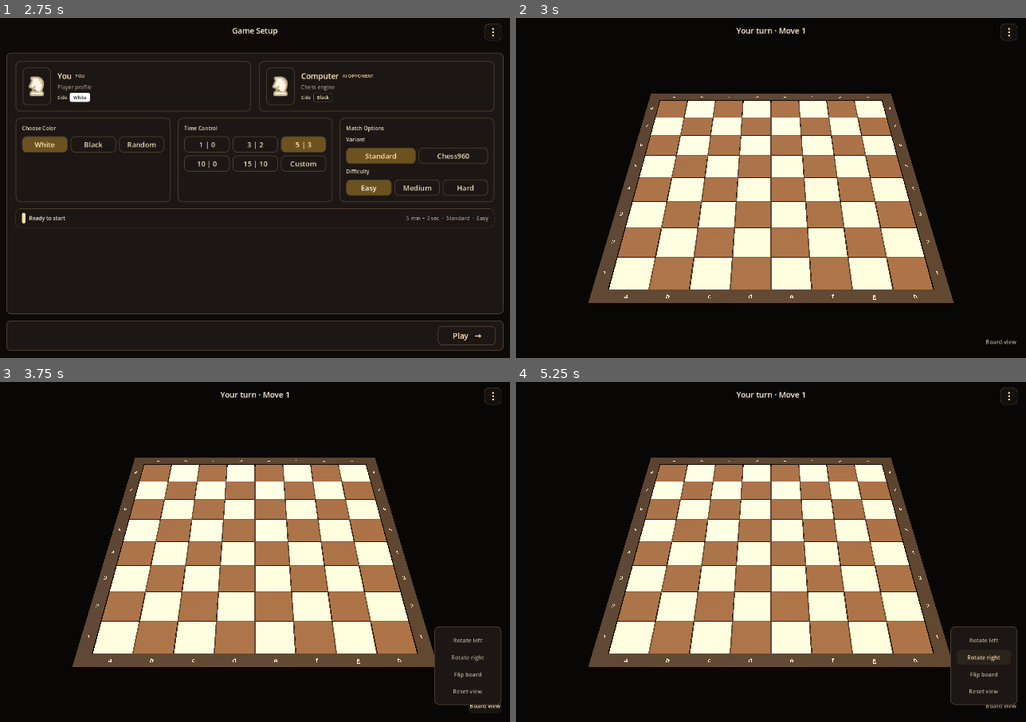
Above: before the commit, frames 1-4 (two rows, left to right).
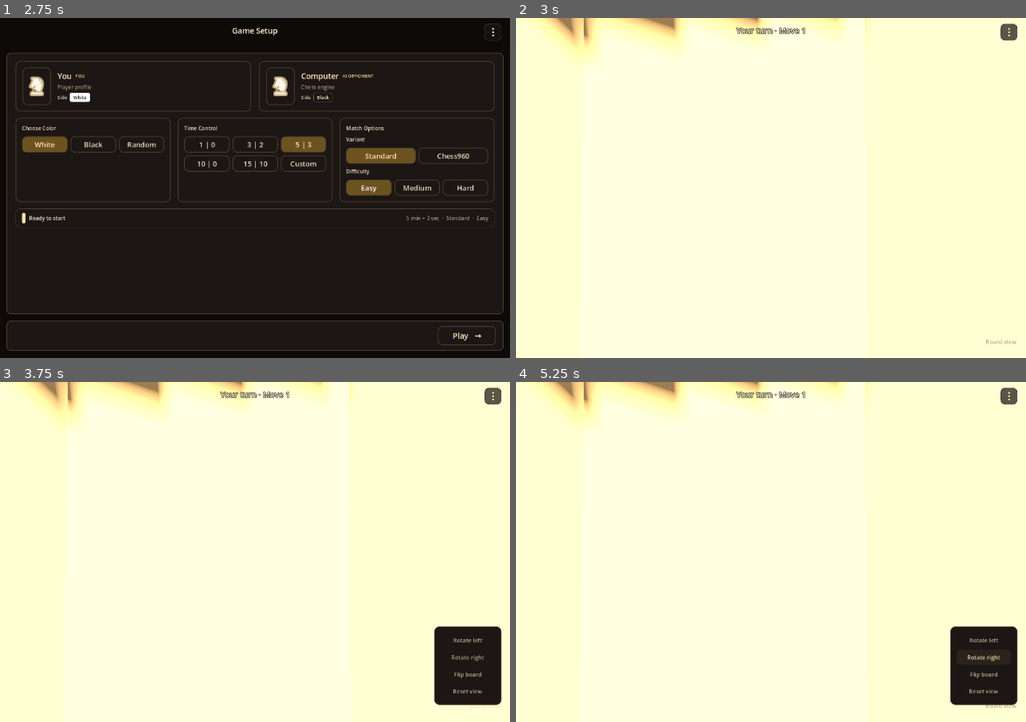
Above: after the commit, the same moments.

Repository: shedrackgodstime/chess-relay
Game: Godot game, scene res://src/ui/app/app_root.tscn
The game is run twice, just before and just after one commit, with the same random seed, the same clock (stepped at 60 frames per second) and the same inputs.
Inputs:
- Up to frame 1 (2.75 s): click "Vs computer" at 0.5 s; click "Easy" at 1.25 s; click "Easy" at 2 s
- Up to frame 2 (3 s): click "Play →" at 2.75 s
- Up to frame 3 (3.75 s): click "Board view" at 3.5 s
- Up to frame 4 (5.25 s): click "Rotate left" at 4.25 s; click "Rotate right" at 5 s

Frame 1 is identical in both runs. In frame 2, 86% of the frame differs, in the area x 0-100%, y 0-100%; in frame 3, 83%; in frame 4, 83%.

Commit message:
Load the piece models at run time, bake their own scale in, and put scale and colour on the node
The board was empty because a .glb is only loadable once it has been imported, and the
import step does not run headlessly on this build: --import and --editor both abort.
ResourceLoader.exists returned false for every model, so every piece got a null mesh and
a warning, and counting thirty-two children still passed. That is the third time a green
suite sat on top of something visibly wrong, so the checks now ask whether every piece
has a real mesh and whether the set is in proportion, which is what would have caught it.

Three real bugs, each found by asking the engine rather than reasoning:

- Mesh has no scale property. Scale is on MeshInstance3D, so applying it to the mesh
  resource threw. Which is the better shape anyway: the mesh is a shared resource and
  carries only geometry, and colour and size belong to the node drawing it. Thirty-two
  nodes sharing one mesh instead of thirty-two copies. The duplicate-per-side that was
  there to keep one side from repainting the other is gone with it.
- The model's own root transform is part of the model. These files are authored large
  and scaled down by their root node, and taking only the mesh resource discarded that,
  which would have made every piece fifty times too large. The transform is now baked
  into the vertices, with normals through the inverse transpose.
- Basis * PackedVector3Array is not a valid operation, though Transform3D * Packed... is.
  An easy thing to assume. Normals are pushed one at a time.

Now that it loads, the set measures as designed: every base 0.53 of the king, heights
pawn 0.53 knight 0.63 rook 0.58 bishop 0.74 queen 0.89, king 1.12 units tall.

Diff:
--- a/godot/src/game/pieces/piece_meshes.gd
+++ b/godot/src/game/pieces/piece_meshes.gd
@@ -78,28 +78,35 @@
 static var _loaded: Dictionary = {}
 
 
-## The mesh for an identity and a side in the active set, or null if that identity
-## has no model yet.
+## The mesh for an identity in the active set, or null if that identity has no model.
 ##
 ## Null rather than a placeholder on purpose. A pawn standing in for a missing king
 ## would look like a bug somewhere else entirely.
-static func mesh_for(identity: StringName, side: StringName) -> Mesh:
+##
+## **The mesh is a shared resource and carries nothing but geometry.** No material and
+## no scale, because both are properties of the node that draws it and not of the
+## geometry: a colour and a size belong to how a piece is presented here, and thirty-two
+## nodes sharing one mesh is thirty-two times less memory than thirty-two copies.
+static func mesh_for(identity: StringName) -> Mesh:
 	var set_paths: Dictionary = SETS.get(ACTIVE_SET, {})
 	var path: String = set_paths.get(identity, "")
-	if path.is_empty() or not ResourceLoader.exists(path):
+	if path.is_empty() or not FileAccess.file_exists(path):
 		return null
 	var mesh := _mesh(path)
 	if mesh == null or mesh.get_surface_count() == 0:
 		return null
-	# Duplicated rather than loaded and mutated in place: two sides ask for the same
-	# shape and a shared mesh with one surface's material overwritten would make the
-	# light pieces turn dark the first time a dark one was drawn.
-	var copy: Mesh = mesh.duplicate()
-	copy.surface_set_material(0, material_for(side))
-	var scale: float = _scale_for(identity)
-	if not is_equal_approx(scale, 1.0):
-		copy.scale = Vector3.ONE * scale
-	return copy
+	return mesh
+
+
+## How large this identity's model is drawn.
+##
+## A `Vector3` rather than a float because it is applied to a node, and a node's scale
+## is a vector. Uniform, because every scale here is uniform.
+static func model_scale_for(identity: StringName) -> Vector3:
+	var entry = SET_SCALE.get(ACTIVE_SET, 1.0)
+	if entry is Dictionary:
+		return Vector3.ONE * float((entry as Dictionary).get(identity, 1.0))
+	return Vector3.ONE * float(entry)
 
 
 ## A piece material, kept as a resource rather than applied as an override at each
@@ -141,12 +148,113 @@
 	return material
 
 
+## The mesh for a model path.
+##
+## Two routes, in order. The first is the imported resource, which is what the game
+## should normally use: it is faster to load and it is what the import pipeline is for.
+##
+## The second reads the glTF at run time through `GLTFDocument`. That exists because
+## a `.glb` is only loadable once it has been imported, and the import step is the one
+## part of this project that cannot always run headlessly — `--import` and `--editor`
+## both abort on some builds. Without this the board was simply empty, with a warning
+## per piece and nothing to see.
 static func _mesh(path: String) -> Mesh:
 	if _loaded.has(path):
 		return _loaded[path] as Mesh
-	var mesh := load(path) as Mesh
+	var mesh := _imported_mesh(path)
+	if mesh == null:
+		mesh = _gltf_mesh(path)
 	_loaded[path] = mesh
 	return mesh
+
+
+## Through the import pipeline, which is the normal route.
+static func _imported_mesh(path: String) -> Mesh:
+	if not ResourceLoader.exists(path):
+		return null
+	var packed := load(path) as PackedScene
+	if packed == null:
+		return load(path) as Mesh
+	var root := packed.instantiate()
+	var found := _first_mesh(root)
+	var mesh := found.mesh if found != null else null
+	if root != null:
+		root.free()
+	return mesh
+
+
+## Straight out of the glTF, with no import step.
+static func _gltf_mesh(path: String) -> Mesh:
+	if not FileAccess.file_exists(path):
+		return null
+	var document := GLTFDocument.new()
+	var state := GLTFState.new()
+	var err := document.append_from_file(ProjectSettings.globalize_path(path), state)
+	if err != OK:
+		push_warning("could not read %s: %d" % [path, err])
+		return null
+	var root := document.generate_scene(state)
+	if root == null:
+		return null
+	var found := _first_mesh(root)
+	var mesh := found.mesh if found != null else null
+	if mesh == null:
+		root.free()
+		return null
+	# The node's own transform is part of the model. These files are authored at large
+	# raw sizes and scaled down by their root node — a pawn's vertices span 2.5 units
+	# behind a node scaled by 0.02 — and taking only the mesh resource throws that away,
+	# so a piece would come out fifty times too large.
+	mesh = _bake_transform(mesh, found.transform)
+	root.free()
+	return mesh
+
+
+## Normals pushed through a basis.
+static func _reorient_normals(normals: PackedVector3Array, basis: Basis) -> PackedVector3Array:
+	var moved := PackedVector3Array()
+	moved.resize(normals.size())
+	for index in normals.size():
+		moved[index] = basis * normals[index]
+	return moved
+
+
+## A copy of the mesh with a transform folded into its vertices.
+##
+## Baking rather than keeping the node transform, because the piece node is the only
+## thing that will ever draw this and it should carry one transform of its own.
+static func _bake_transform(mesh: Mesh, transform: Transform3D) -> Mesh:
+	var baked := ArrayMesh.new()
+	var basis := transform.basis
+	for surface in mesh.get_surface_count():
+		var arrays := mesh.surface_get_arrays(surface)
+		if arrays.is_empty():
+			continue
+		if arrays[Mesh.ARRAY_VERTEX] != null:
+			arrays[Mesh.ARRAY_VERTEX] = transform * arrays[Mesh.ARRAY_VERTEX]
+		if arrays[Mesh.ARRAY_NORMAL] != null:
+			# Normals follow the inverse transpose, so a non-uniform scale would
+			# otherwise tilt them.
+			# Normals follow the inverse transpose, so a non-uniform scale would
+			# otherwise tilt them. One at a time: `Basis * PackedVector3Array` is
+			# not a valid operation even though `Transform3D * PackedVector3Array`
+			# is, which is an easy thing to assume.
+			arrays[Mesh.ARRAY_NORMAL] = _reorient_normals(
+				arrays[Mesh.ARRAY_NORMAL], basis.inverse().transposed())
+		baked.add_surface_from_arrays(Mesh.PRIMITIVE_TRIANGLES, arrays)
+	return baked
+
+
+## The first MeshInstance3D anywhere below a node. A glTF scene carries its own root
+## and naming, so the mesh is looked for rather than assumed at a fixed path.
+static func _first_mesh(from: Node) -> MeshInstance3D:
+	if from is MeshInstance3D:
+		return from as MeshInstance3D
+	for child in from.get_children():
+		var found := _first_mesh(child)
+		if found != null:
+			return found
+	return null
 
 
 ## Drops the cache. For tests, and for the editor after a shape is rebuilt.
--- a/godot/src/game/pieces/piece_view.gd
+++ b/godot/src/game/pieces/piece_view.gd
@@ -52,13 +52,18 @@
 func _apply() -> void:
 	rotation.y = PI if side == "black" else 0.0
 	var identity := StringName(piece_type)
-	var found := PieceMeshes.mesh_for(identity,
-		PieceMeshes.DARK if side == "black" else PieceMeshes.LIGHT)
+	var found := PieceMeshes.mesh_for(identity)
 	if found == null:
 		missing_shape = piece_type
 		mesh = null
+		material_override = null
 		push_warning("no model for piece '%s' in set '%s'"
 			% [piece_type, PieceMeshes.ACTIVE_SET])
 		return
 	missing_shape = ""
+	# The mesh is shared and carries only geometry. Colour and size are this node's:
+	# they are how a piece is presented here, not something about the shape.
 	mesh = found
+	material_override = PieceMeshes.material_for(
+		PieceMeshes.DARK if side == "black" else PieceMeshes.LIGHT)
+	scale = PieceMeshes.model_scale_for(identity)
--- a/godot/tests/ui_smoke_test.gd
+++ b/godot/tests/ui_smoke_test.gd
@@ -330,6 +330,20 @@
 				"%s %s is committed" % [set_name, identity])
 		_check(PieceMeshes.SET_SCALE.has(set_name),
 			"%s has its own sizing" % set_name)
+	# The mesh is a shared resource carrying only geometry. Colour and size belong to
+	# the node, which is why thirty-two pieces do not cost thirty-two copies of a mesh.
+	# Read at run time through GLTFDocument, because a .glb is only loadable once it has
+	# been imported and the import step does not run headlessly on every build. Without
+	# this the board was empty with a warning per piece.
+	_check(PieceMeshes.mesh_for(&"pawn") != null, "the pawn model is readable")
+	_check(PieceMeshes.mesh_for(&"pawn") == PieceMeshes.mesh_for(&"pawn"),
+		"and is shared rather than copied per piece")
+	# A model's own root transform is part of it. These files are authored large and
+	# scaled down by their root node, and taking only the mesh resource would make a
+	# piece fifty times too large.
+	var sample := PieceMeshes.mesh_for(&"pawn").get_aabb().size
+	_check(sample.x < 0.2 and sample.y < 0.2,
+		"and its own scale is baked in, pawn %.3f x %.3f" % [sample.x, sample.y])
 
 	# The active set is one constant, so comparing the two is flipping it.
 	_check(PieceMeshes.SET_SCALE.has(PieceMeshes.ACTIVE_SET),
@@ -339,7 +353,7 @@
 	_check(PieceMeshes.SET_SCALE[PieceMeshes.ACTIVE_SET] is float,
 		"and the active set is scaled as one set, which only a consistent set can be")
 
-	_check(PieceMeshes.mesh_for(&"dragon", PieceMeshes.LIGHT) == null,
+	_check(PieceMeshes.mesh_for(&"dragon") == null,
 		"an identity that is not a piece gives nothing")
 
 	_check(game._board.get_node("Coordinates").get_child_count() == 32,
@@ -410,6 +424,25 @@
 	_check(light_piece.missing_shape.is_empty()
 			or light_piece.mesh == null,
 		"a piece either has a model or says which one it is missing")
+
+	# Every piece on the board must have a real mesh, and the set must be in tournament
+	# proportion. Counting children cannot tell an empty board from a full one, which is
+	# the whole reason the board was silently empty.
+	var drawn := 0
+	var tallest := 0.0
+	for child in game._pieces.get_children():
+		var piece := child as ChessPieceView
+		if piece.mesh != null:
+			drawn += 1
+			tallest = maxf(tallest, piece.mesh.get_aabb().size.y * piece.scale.x)
+	_check(drawn == 32, "every piece has a mesh, got %d of 32" % drawn)
+	for child in game._pieces.get_children():
+		var piece := child as ChessPieceView
+		if piece.mesh == null:
+			continue
+		var ratio := (piece.mesh.get_aabb().size.y * piece.scale.x) / tallest
+		_check(ratio > 0.45 and ratio <= 1.0,
+			"%s is a sensible fraction of the king, %.2f" % [piece.piece_type, ratio])
 	game._update_camera_framing(1440.0, 900.0)
 	var wide_camera_height := game._camera.position.y
 	game._update_camera_framing(640.0, 900.0)
